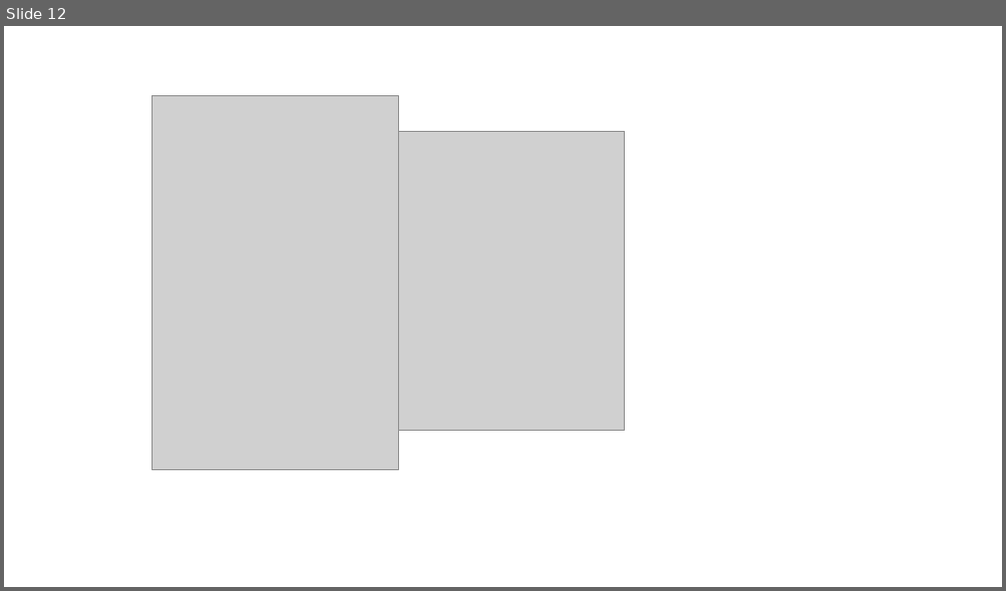
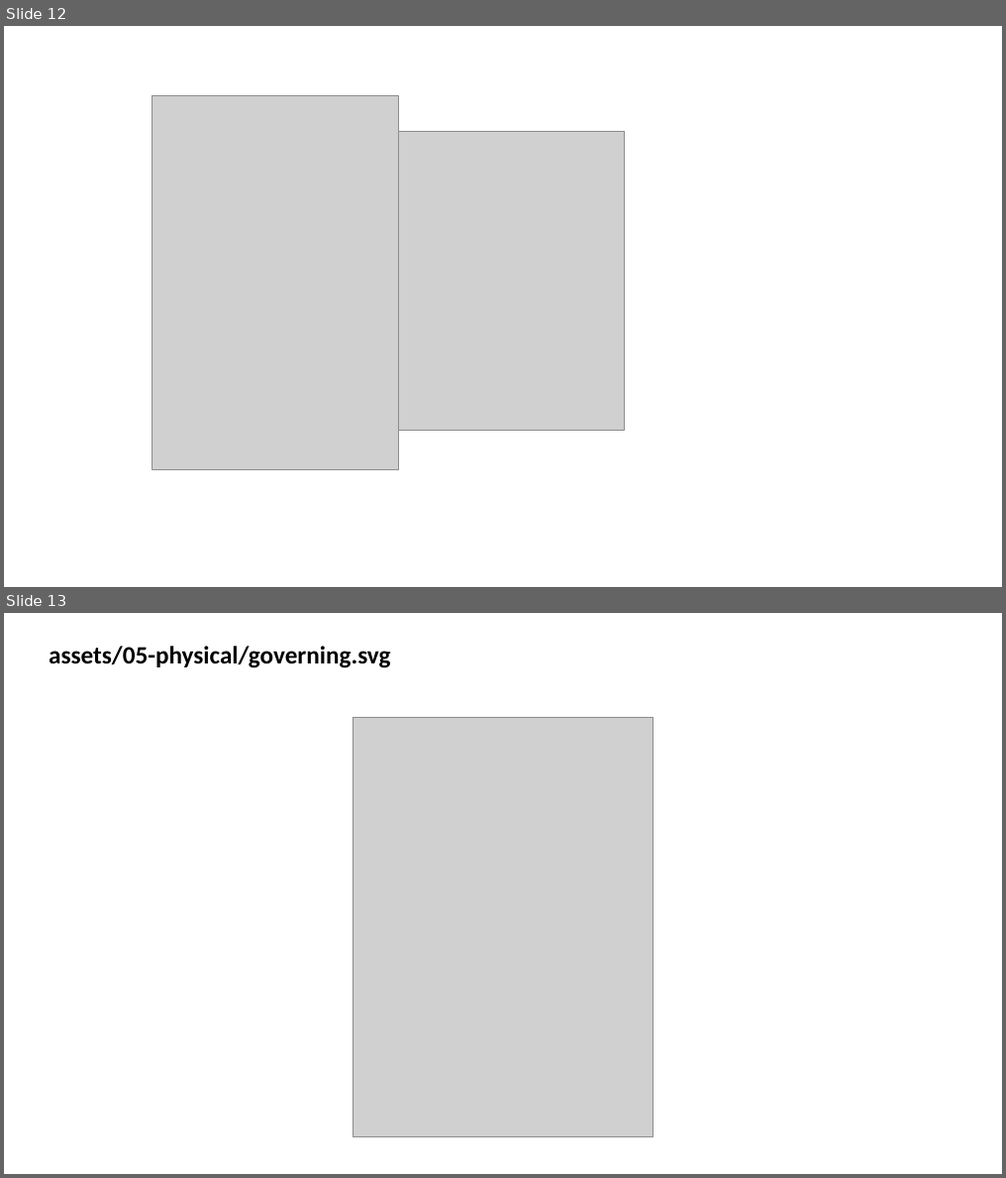
Before and after one commit to wdumontaud/slides_PUCPR, a slide deck: assets/illustrations.pptx. Shown one above the other, each under a label of ours: slide 12 before the commit, slides 12 and 13 after it. The pictures are 1006x591 and 1006x1178 pixels, drawn with LibreOffice and Linux fonts; fonts in the diff are those of the drawing; grey boxes stand for pictures. Boxes give left, top, right and bottom in pixels: in the first picture for what was removed or moved away, otherwise in the second. Text is boxed around its words. In the diff, an @@ line names an element or a change of style, - is before the commit and + after.

```diff
--- a/assets/illustrations.pptx
+++ b/assets/illustrations.pptx
@@ slide 13 added at (4,613,1002,1174), background #FFFFFF @@
@@ text added at (49,646,390,668), 24 pt, text #000000, bold @@
+assets/05-physical/governing.svg
@@ picture added at (353,718,653,1137) @@
```
Also in this commit, not shown: 4 other slides added, 59 other files.
